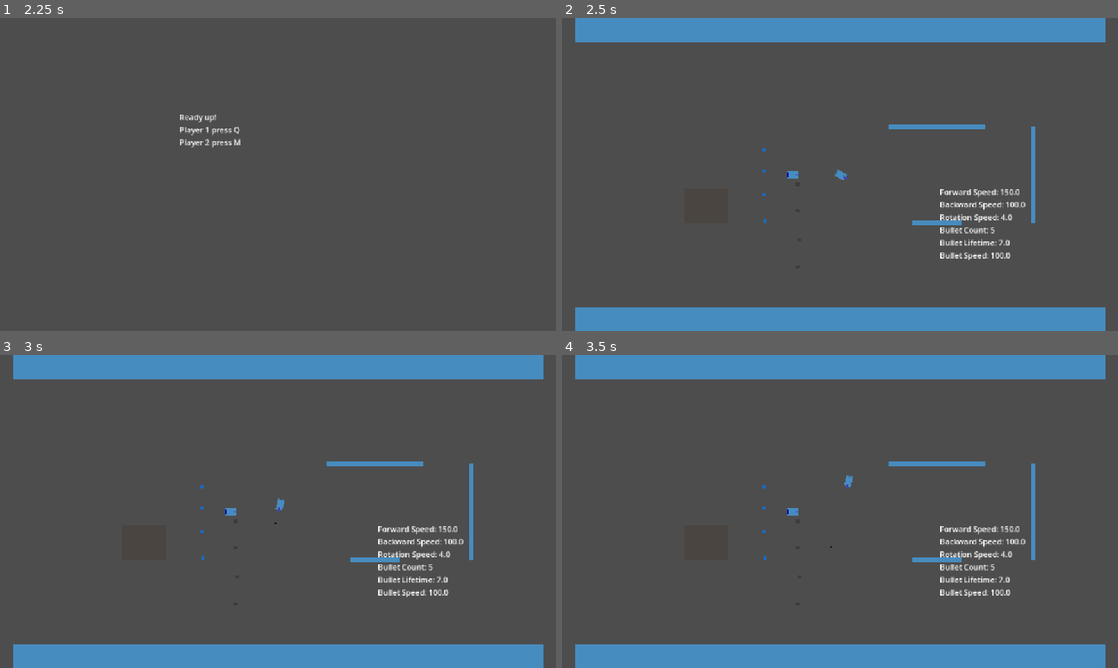
Above: before the commit, frames 1-4 (two rows, left to right).
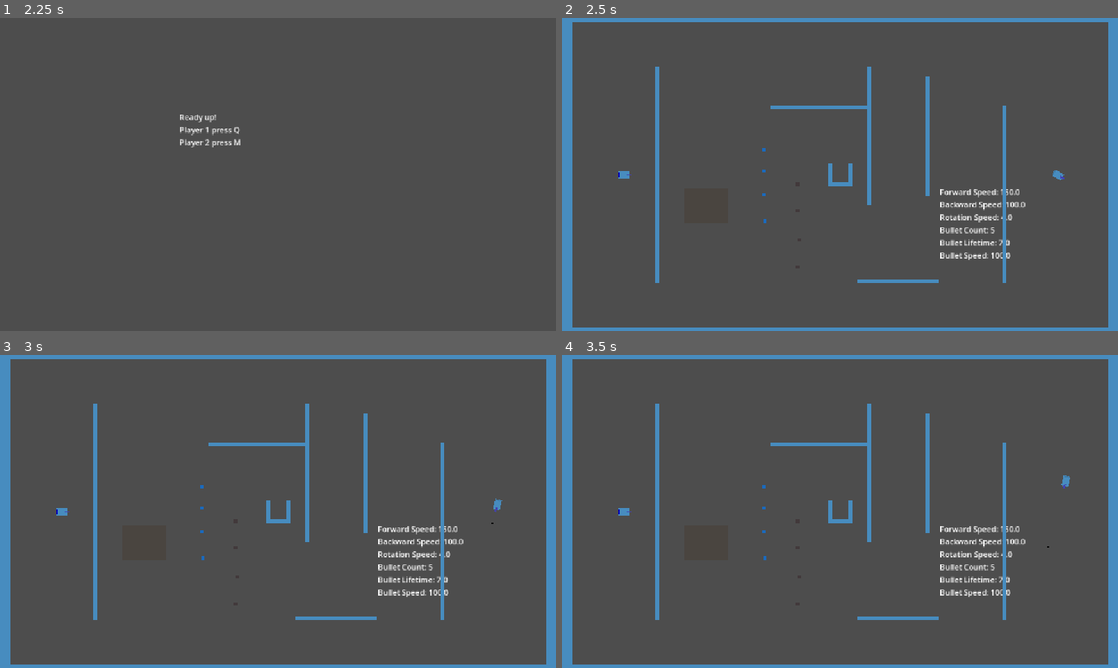
Above: after the commit, the same moments.

Repository: JoeyGiordano/TankTrouble2
Game: Godot game, scene res://game_container/game_container.tscn
Same seed, same stepped clock (60 frames per second), same inputs: the game is played once before the commit and once after it. The engine's default icon, where the game draws it, is replaced by a stand-in: a white triangle on a blue panel in a dark square.
Inputs:
- Up to frame 1 (2.25 s): click "[CutSceneOver]" at 0.5 s; click "Play" at 1.25 s; tap Q (tank1_shoot) at 2 s; hold Right (ui_right) from 2.03 s (still down); hold Q (tank1_shoot) from 2.03 s (still down)
- Up to frame 2 (2.5 s): keep holding Right (ui_right); keep holding Q (tank1_shoot); tap M (tank2_shoot) at 2.3 s
- Up to frame 3 (3 s): tap Space at 2.75 s; release Right (ui_right) at 2.78 s; release Q (tank1_shoot) at 2.78 s; hold Down (ui_down) from 2.78 s (still down); tap M (tank2_shoot) at 2.85 s
- Up to frame 4 (3.5 s): keep holding Down (ui_down); tap Shift at 3.05 s

Frame 1 is identical in both runs. In frame 2, 19% of the frame differs, in the area x 0-100%, y 0-100%; in frame 3, 19%; in frame 4, 19%.

Commit message:
Wall Revamp
Added easier wall editing. Made a simple map to go along with it.

Diff:
--- a/game/game_manager.gd
+++ b/game/game_manager.gd
@@ -30,7 +30,8 @@
 	GameContainer.GC.switch_to_scene("test_level_0")
 	create_players(2)
 	in_game = true
-	player(1).tank_rigidbody.global_position = Vector2(-100,0)
+	player(1).tank_rigidbody.global_position = Vector2(-450,0)
+	player(2).tank_rigidbody.global_position = Vector2(450,0)
 	player(1).tank_rigidbody.get_loadout().get_child(0).get_child(1).modulate = Color.BLUE #change one tank color
 
 ## END OF ROUND/GAME LOGIC
--- a/game/wall/wall.gd
+++ b/game/wall/wall.gd
@@ -2,34 +2,84 @@
 extends Node2D
 class_name Wall
 
-@export var update : bool = false
-@export var editing : bool = false
-@export var snap : bool = false
+@export var snap : bool = true
 
 @export var horizontal : bool = false
 @export var length : float = 100.0
 @export var width : float = 8.0
 @export var color : Color = Color.WHITE
 
+#Grid Settings
+static var grid_size_ : float = 0
+static var grid_offset_ : Vector2 = Vector2.ZERO
+@export var grid_size : float = 40
+@export var grid_offset : Vector2 = Vector2(20,20)
+@export var grid_pos : Vector2i = Vector2i.ZERO
+@export var grid_length : int = 1
+
+#children
 @onready var col : CollisionShape2D = $StaticBody2D/CollisionShape2D
 @onready var sprite : Sprite2D = $Sprite2D
 
 func _ready():
-	update = true
+	set_display()
 
 func _process(_delta):
-	if update || editing :
-		update = false
-		if horizontal :
-			col.shape.size = Vector2(length, width)
-			sprite.scale = Vector2(length, width)
-		else  :
-			col.shape.size = Vector2(width, length)
-			sprite.scale = Vector2(width, length)
-		sprite.position = Vector2.ZERO
-		sprite.modulate = color
-	if snap :
-		position.x = round(position.x / 100) * 100
-		position.y = round(position.y / 100) * 100
-		length = round(length / 100) * 100
-		width = round(width / 10) * 10
+	if Engine.is_editor_hint() :
+		if self in EditorInterface.get_selection().get_selected_nodes() :
+			#recieve and share changes to grid size and offset
+			grid_size_ = grid_size
+			grid_offset_ = grid_offset
+
+			var pos_edited_with_keyboard = false
+			if snap :
+				#respond to key editing
+				if !Input.is_key_pressed(KEY_SHIFT) :
+					if Input.is_action_just_pressed("ui_up") :
+						pos_edited_with_keyboard = true
+						grid_pos.y -= 1
+					if Input.is_action_just_pressed("ui_down") :
+						pos_edited_with_keyboard = true
+						grid_pos.y += 1
+					if Input.is_action_just_pressed("ui_right") :
+						pos_edited_with_keyboard = true
+						grid_pos.x += 1
+					if Input.is_action_just_pressed("ui_left") :
+						pos_edited_with_keyboard = true
+						grid_pos.x -= 1
+				else :
+					if Input.is_action_just_pressed("ui_up") : grid_length += 1
+					if Input.is_action_just_pressed("ui_down") :
+						grid_length -= 1
+						if grid_length < 1 : grid_length = 1
+					if Input.is_action_just_pressed("ui_right") : width += 1.
+					if Input.is_action_just_pressed("ui_left") : width -= 1.
+				#respond to mouse editing (where it is minus the difference between where the grid says it should be and where it actually should be with offsets, divided by the grid_size gives the grid_pos)
+				if !pos_edited_with_keyboard :
+					if horizontal :
+						grid_pos.x = round((position.x + grid_offset.x - grid_size/2) / grid_size)
+						grid_pos.y = round((position.y + grid_offset.y) / grid_size)
+					else :
+						grid_pos.x = round((position.x + grid_offset.x) / grid_size)
+						grid_pos.y = round((position.y + grid_offset.y - grid_size/2) / grid_size)
+
+		#makes sure other nodes grid size and offset export are up to date
+		grid_size = grid_size_
+		grid_offset = grid_offset_
+		set_display()
+
+		if snap :
+			position = Vector2(grid_pos) * grid_size_ - grid_offset_
+			if horizontal : position.x += grid_size_/2
+			else : position.y += grid_size_/2
+			length = grid_length * grid_size_ + width
+
+func set_display() :
+	if horizontal :
+		col.shape.size = Vector2(length, width)
+		sprite.scale = Vector2(length, width)
+	else :
+		col.shape.size = Vector2(width, length)
+		sprite.scale = Vector2(width, length)
+	sprite.position = Vector2.ZERO
+	sprite.modulate = color
--- a/levels/test_level_0.tscn
+++ b/levels/test_level_0.tscn
@@ -12,54 +12,90 @@
 
 [node name="Walls" type="Node2D" parent="."]
 
+[node name="Border" type="Node2D" parent="Walls"]
+
+[node name="Wall" parent="Walls/Border" instance=ExtResource("1_o3gri")]
+position = Vector2(0, -340)
+horizontal = true
+length = 1210.0
+width = 50.0
+grid_pos = Vector2i(0, -8)
+grid_length = 29
+
+[node name="Wall2" parent="Walls/Border" instance=ExtResource("1_o3gri")]
+position = Vector2(-580, 0)
+length = 730.0
+width = 50.0
+grid_pos = Vector2i(-14, 0)
+grid_length = 17
+
+[node name="Wall3" parent="Walls/Border" instance=ExtResource("1_o3gri")]
+position = Vector2(580, 0)
+length = 730.0
+width = 50.0
+grid_pos = Vector2i(15, 0)
+grid_length = 17
+
+[node name="Wall7" parent="Walls/Border" instance=ExtResource("1_o3gri")]
+position = Vector2(0, 340)
+horizontal = true
+length = 1210.0
+width = 50.0
+grid_pos = Vector2i(0, 9)
+grid_length = 29
+
 [node name="Wall" parent="Walls" instance=ExtResource("1_o3gri")]
-position = Vector2(0, -300)
-editing = true
-snap = true
+position = Vector2(-40, -140)
 horizontal = true
-length = 1100.0
-width = 50.0
+length = 208.0
+grid_pos = Vector2i(-1, -3)
+grid_length = 5
 
 [node name="Wall2" parent="Walls" instance=ExtResource("1_o3gri")]
-position = Vector2(600, 0)
-snap = true
-length = 800.0
-width = 50.0
+position = Vector2(60, -80)
+length = 288.0
+grid_pos = Vector2i(2, -2)
+grid_length = 7
 
 [node name="Wall3" parent="Walls" instance=ExtResource("1_o3gri")]
-position = Vector2(-600, 0)
-editing = null
-snap = true
-length = 800.0
-width = 50.0
+position = Vector2(180, -80)
+length = 248.0
+grid_pos = Vector2i(5, -2)
+grid_length = 6
 
 [node name="Wall4" parent="Walls" instance=ExtResource("1_o3gri")]
-position = Vector2(400, 0)
-editing = null
-snap = true
-length = 200.0
-width = 10.0
+position = Vector2(-20, 0)
+length = 48.0
 
 [node name="Wall5" parent="Walls" instance=ExtResource("1_o3gri")]
-position = Vector2(200, 100)
-snap = true
-horizontal = true
-width = 10.0
+position = Vector2(20, 0)
+length = 48.0
+grid_pos = Vector2i(1, 0)
 
 [node name="Wall6" parent="Walls" instance=ExtResource("1_o3gri")]
-position = Vector2(200, -100)
-editing = null
-snap = true
+position = Vector2(0, 20)
 horizontal = true
-length = 200.0
-width = 10.0
+length = 48.0
+grid_pos = Vector2i(0, 1)
 
 [node name="Wall7" parent="Walls" instance=ExtResource("1_o3gri")]
-position = Vector2(0, 300)
-snap = true
+position = Vector2(120, 220)
 horizontal = true
-length = 1100.0
-width = 50.0
+length = 168.0
+grid_pos = Vector2i(3, 6)
+grid_length = 4
+
+[node name="Wall8" parent="Walls" instance=ExtResource("1_o3gri")]
+position = Vector2(-380, 0)
+length = 448.0
+grid_pos = Vector2i(-9, 0)
+grid_length = 11
+
+[node name="Wall9" parent="Walls" instance=ExtResource("1_o3gri")]
+position = Vector2(340, 40)
+length = 368.0
+grid_pos = Vector2i(9, 1)
+grid_length = 9
 
 [node name="Bullets" type="Node" parent="."]
 
--- a/tank/effects/effects_handler.gd
+++ b/tank/effects/effects_handler.gd
@@ -8,7 +8,7 @@
 var electrified : bool = false
 
 
-func _process(delta) :
+func _process(_delta) :
 
 	on_fire = Input.is_key_pressed(KEY_F)
 	frozen = Input.is_key_pressed(KEY_G)
--- a/tank/stats/stat_boost.gd
+++ b/tank/stats/stat_boost.gd
@@ -52,7 +52,7 @@
 	forward_speed -= s.forward_speed
 	backward_speed -= s.backward_speed
 	rotation_speed -= s.rotation_speed
-	bullet_count -+ s.bullet_count
+	bullet_count -= s.bullet_count
 	bullet_lifetime -= s.bullet_lifetime
 	bullet_speed -= s.bullet_speed
 
